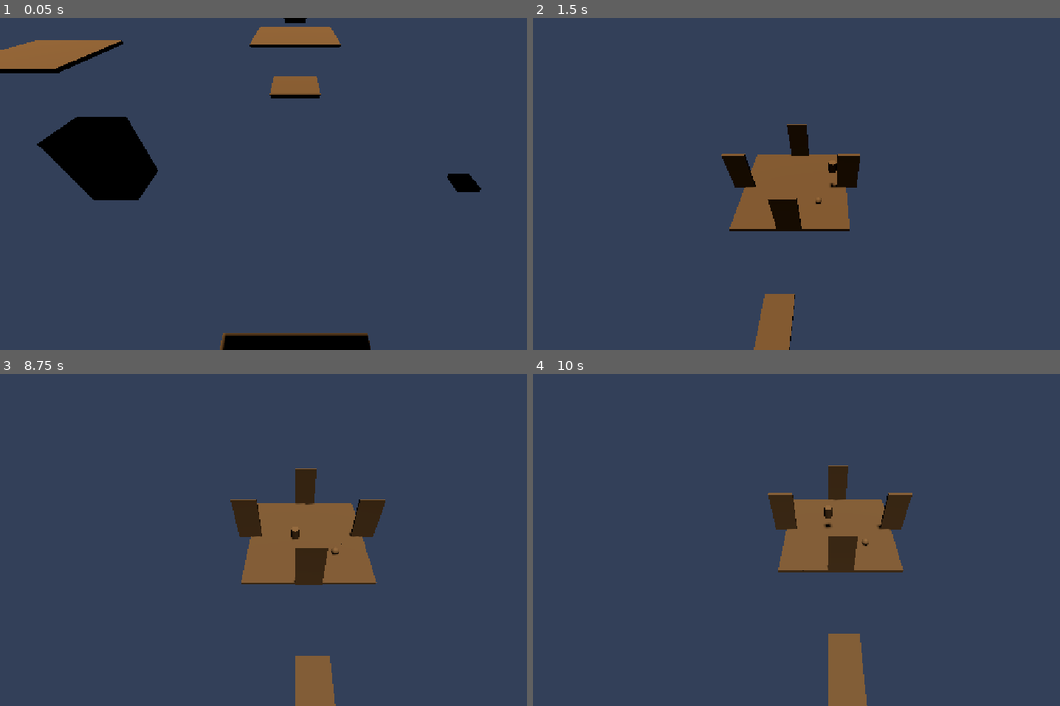
Above: before the commit, frames 1-4 (two rows, left to right).
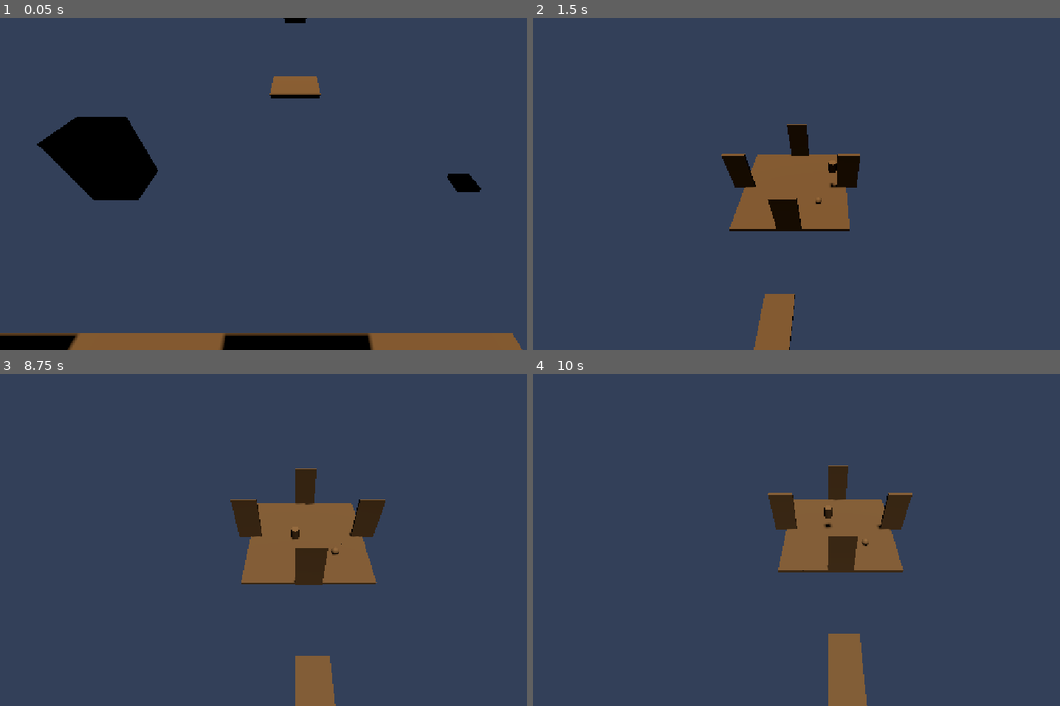
Above: after the commit, the same moments.

Repository: ahmadmuteen64-droid/Ashfall
Game: Godot game, scene res://scenes/world/main.tscn
Two runs of this game, one before a commit and one after it. Both use one fixed random seed, a clock stepped at 60 frames per second and the inputs below.
Inputs (mouse positions are in pixels of both pictures, inside the frame that each line leads up to):
- Up to frame 1 (0.05 s): no input
- Up to frame 2 (1.5 s): tap Enter at 0.5 s; move the mouse to (959, 167) at 0.52 s; hold D (move_right) 0.53-1.25 s; hold E (interact) 0.53-1.25 s; click (959, 167) at 0.67 s; tap Space (jump) at 0.77 s; drag from (712, 200) to (796, 250) at 1.27 s
- Up to frame 3 (8.75 s): move the mouse to (353, 466) at 2.02 s; hold D (move_right) 2.03-2.75 s; hold Shift (sprint) 2.03-2.75 s; tap Space (jump) at 2.75, 3.77, 6.77 s; drag from (263, 606) to (115, 490) at 2.77 s; move the mouse to (474, 589) at 3.52 s; hold A (move_left) 3.53-4.25 s; hold J (journal) 3.53-4.25 s; drag from (115, 490) to (205, 457) at 4.27 s; move the mouse to (326, 540) at 5.02 s; hold S (move_backward) 5.03-5.75 s; hold E (interact) 5.03-5.75 s; click (326, 540) at 5.17 s; drag from (205, 457) to (179, 556) at 5.77 s; move the mouse to (426, 523) at 6.52 s; hold W (move_forward) 6.53-7.25 s; hold Shift (sprint) 6.53-7.25 s; drag from (179, 556) to (263, 606) at 7.27 s; move the mouse to (353, 466) at 8.02 s; hold S (move_backward) from 8.03 s (still down); hold J (journal) from 8.03 s (still down)
- Up to frame 4 (10 s): release S (move_backward) at 8.75 s; release J (journal) at 8.75 s; drag from (796, 606) to (648, 490) at 8.77 s; move the mouse to (1007, 589) at 9.52 s; hold W (move_forward) from 9.53 s (still down); hold E (interact) from 9.53 s (still down); click (1007, 589) at 9.67 s; tap Space (jump) at 9.77 s

The runs differ from the first frame. In frame 1, 6.2% of the frame differs, in the area x 0-100%, y 2-100%; in frame 2, nothing differs; in frame 3, less than 0.1%; in frame 4, nothing differs.

Commit message:
S2-S7 fix: everything was floating — pulled to ground
Districts were at y=3-18m, landmarks at y=20-30m, ramps at y=1.5-4m.
Player spawns at y=3 on the greybox floor. Nothing was reachable.

Fix:
- All 8 districts to y=0, compacted within 24x24m around center
- Landmarks lowered: ShatteredDome 30→12m, CourtyardTree 20→6m, RingPlatform 25→8m
- Ramps to ground level
- Added 4 fill tiles between districts for contiguous walkable surface

Game boots, SENSOR_NEAR fires, player can walk between districts.

Co-Authored-By: Claude <noreply@anthropic.com>

Diff:
--- a/scenes/world/main.tscn
+++ b/scenes/world/main.tscn
@@ -427,7 +427,7 @@
 [node name="Floor_G2" parent="LevelRoot/Atrium" unique_id=353265602 instance=ExtResource("12_i5mec")]
 
 [node name="Gatehouse" parent="LevelRoot" unique_id=1546615854 instance=ExtResource("15_llfdw")]
-transform = Transform3D(1, 0, 0, 0, 1, 0, 0, 0, 1, 0, 0, -30)
+transform = Transform3D(1, 0, 0, 0, 1, 0, 0, 0, 1, 0, 0, -8)
 
 [node name="Floor_G3" parent="LevelRoot/Gatehouse" unique_id=1194682024 instance=ExtResource("12_i5mec")]
 
@@ -436,7 +436,7 @@
 [node name="Floor_G5" parent="LevelRoot/Gatehouse" unique_id=1268865989 instance=ExtResource("12_i5mec")]
 
 [node name="CascadeGardens" parent="LevelRoot" unique_id=1557595301 instance=ExtResource("16_80eyj")]
-transform = Transform3D(1, 0, 0, 0, 1, 0, 0, 0, 1, 25, 3, 0)
+transform = Transform3D(1, 0, 0, 0, 1, 0, 0, 0, 1, 12, 0, 0)
 
 [node name="Floor_G0" parent="LevelRoot/CascadeGardens" unique_id=2032650381 instance=ExtResource("12_i5mec")]
 
@@ -445,19 +445,19 @@
 [node name="Floor_G2" parent="LevelRoot/CascadeGardens" unique_id=1164772725 instance=ExtResource("12_i5mec")]
 
 [node name="VerdantCreep" parent="LevelRoot" unique_id=1210701405 instance=ExtResource("17_wlwgd")]
-transform = Transform3D(1, 0, 0, 0, 1, 0, 0, 0, 1, 20, 0, 20)
+transform = Transform3D(1, 0, 0, 0, 1, 0, 0, 0, 1, 8, 0, 8)
 
 [node name="LivingQuarters" parent="LevelRoot" unique_id=289127026 instance=ExtResource("18_4m2ge")]
-transform = Transform3D(1, 0, 0, 0, 1, 0, 0, 0, 1, 0, 8, 15)
+transform = Transform3D(1, 0, 0, 0, 1, 0, 0, 0, 1, 0, 0, 8)
 
 [node name="Aviary" parent="LevelRoot" unique_id=1513773066 instance=ExtResource("19_exqdm")]
-transform = Transform3D(1, 0, 0, 0, 1, 0, 0, 0, 1, -20, 12, 10)
+transform = Transform3D(1, 0, 0, 0, 1, 0, 0, 0, 1, -8, 0, 0)
 
 [node name="CelestialRing" parent="LevelRoot" unique_id=1997926398 instance=ExtResource("20_713oj")]
-transform = Transform3D(1, 0, 0, 0, 1, 0, 0, 0, 1, -25, 18, -5)
+transform = Transform3D(1, 0, 0, 0, 1, 0, 0, 0, 1, -12, 0, -4)
 
 [node name="StasisSanctum" parent="LevelRoot" unique_id=1051195920 instance=ExtResource("21_r3w6i")]
-transform = Transform3D(1, 0, 0, 0, 1, 0, 0, 0, 1, -15, 0, -25)
+transform = Transform3D(1, 0, 0, 0, 1, 0, 0, 0, 1, -4, 0, -8)
 
 [node name="Path_A" parent="LevelRoot" unique_id=515036118 instance=ExtResource("12_i5mec")]
 transform = Transform3D(1, 0, 0, 0, 1, 0, 0, 0, 1, 0, 0, -10)
@@ -472,35 +472,47 @@
 transform = Transform3D(1, 0, 0, 0, 1, 0, 0, 0, 1, 10, 0, 10)
 
 [node name="Ramp_ToGardens" type="MeshInstance3D" parent="LevelRoot" unique_id=679247031]
-transform = Transform3D(1, 0, 0, 0, 0.9553365, 0.29552022, 0, -0.29552022, 0.9553365, 18, 1.5, 0)
+transform = Transform3D(1, 0, 0, 0, 0.9553365, 0.29552022, 0, -0.29552022, 0.9553365, 8, 0, 0)
 mesh = SubResource("BoxMesh_u2p2s")
 
 [node name="Ramp_ToQuarters" type="MeshInstance3D" parent="LevelRoot" unique_id=37685425]
-transform = Transform3D(1, 0, 0, 0, 0.9553365, 0.29552022, 0, -0.29552022, 0.9553365, 0, 4, 18)
+transform = Transform3D(1, 0, 0, 0, 0.9553365, 0.29552022, 0, -0.29552022, 0.9553365, 0, 0, 8)
 mesh = SubResource("BoxMesh_llfdw")
 
 [node name="ShatteredDome" type="MeshInstance3D" parent="LevelRoot" unique_id=643137239]
-transform = Transform3D(1, 0, 0, 0, 1, 0, 0, 0, 1, 0, 30, 5)
+transform = Transform3D(1, 0, 0, 0, 1, 0, 0, 0, 1, 0, 12, 0)
 mesh = SubResource("SphereMesh_80eyj")
 
 [node name="DomeObservable" type="Node" parent="LevelRoot/ShatteredDome" unique_id=112841531]
 script = ExtResource("8_j0r68")
 
 [node name="CourtyardTree" type="MeshInstance3D" parent="LevelRoot" unique_id=2016088008]
-transform = Transform3D(1, 0, 0, 0, 1, 0, 0, 0, 1, -8, 20, -12)
+transform = Transform3D(1, 0, 0, 0, 1, 0, 0, 0, 1, 0, 6, -4)
 mesh = SubResource("CylinderMesh_wlwgd")
 
 [node name="RingPlatform" type="MeshInstance3D" parent="LevelRoot" unique_id=424201300]
-transform = Transform3D(1, 0, 0, 0, 1, 0, 0, 0, 1, -20, 25, 0)
+transform = Transform3D(1, 0, 0, 0, 1, 0, 0, 0, 1, -10, 8, -2)
 mesh = SubResource("CylinderMesh_4m2ge")
 
 [node name="Landmark_Fountain" type="MeshInstance3D" parent="LevelRoot" unique_id=800627511]
-transform = Transform3D(1, 0, 0, 0, 1, 0, 0, 0, 1, 5, 3, -5)
+transform = Transform3D(1, 0, 0, 0, 1, 0, 0, 0, 1, 3, 1.5, -3)
 mesh = SubResource("CylinderMesh_u2p2s")
 
 [node name="Landmark_Obelisk" type="MeshInstance3D" parent="LevelRoot" unique_id=507936633]
-transform = Transform3D(1, 0, 0, 0, 1, 0, 0, 0, 1, 15, 5, 20)
+transform = Transform3D(1, 0, 0, 0, 1, 0, 0, 0, 1, 6, 5, 6)
 mesh = SubResource("BoxMesh_80eyj")
+
+[node name="Fill_N" parent="LevelRoot" unique_id=2056362427 instance=ExtResource("12_i5mec")]
+transform = Transform3D(1, 0, 0, 0, 1, 0, 0, 0, 1, 0, 0, 4)
+
+[node name="Fill_S" parent="LevelRoot" unique_id=289809254 instance=ExtResource("12_i5mec")]
+transform = Transform3D(1, 0, 0, 0, 1, 0, 0, 0, 1, 0, 0, -4)
+
+[node name="Fill_E" parent="LevelRoot" unique_id=1574745269 instance=ExtResource("12_i5mec")]
+transform = Transform3D(1, 0, 0, 0, 1, 0, 0, 0, 1, 4, 0, 0)
+
+[node name="Fill_W" parent="LevelRoot" unique_id=1692848652 instance=ExtResource("12_i5mec")]
+transform = Transform3D(1, 0, 0, 0, 1, 0, 0, 0, 1, -4, 0, 0)
 
 [node name="JournalUI" parent="." unique_id=376284766 instance=ExtResource("9_j0vxu")]
 
